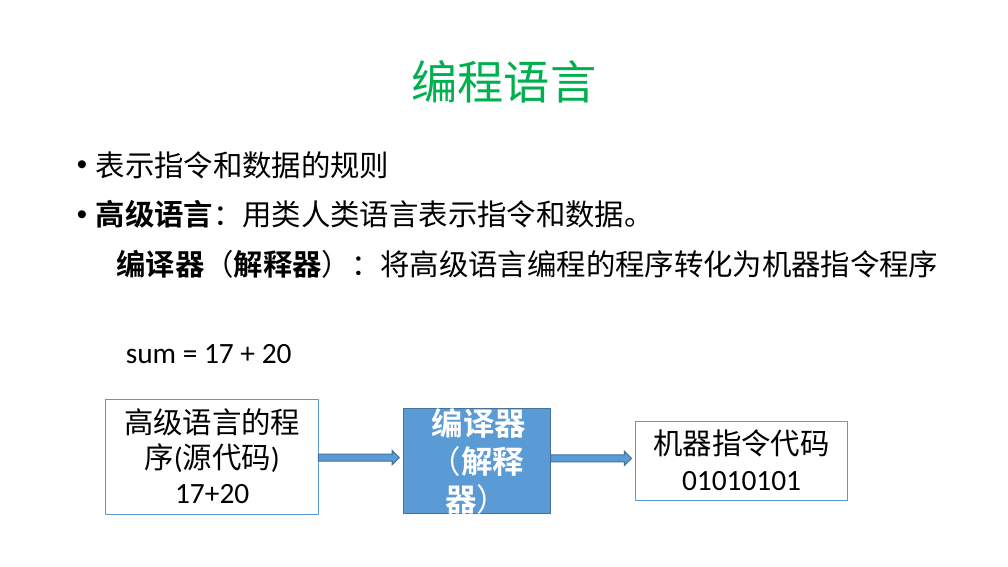
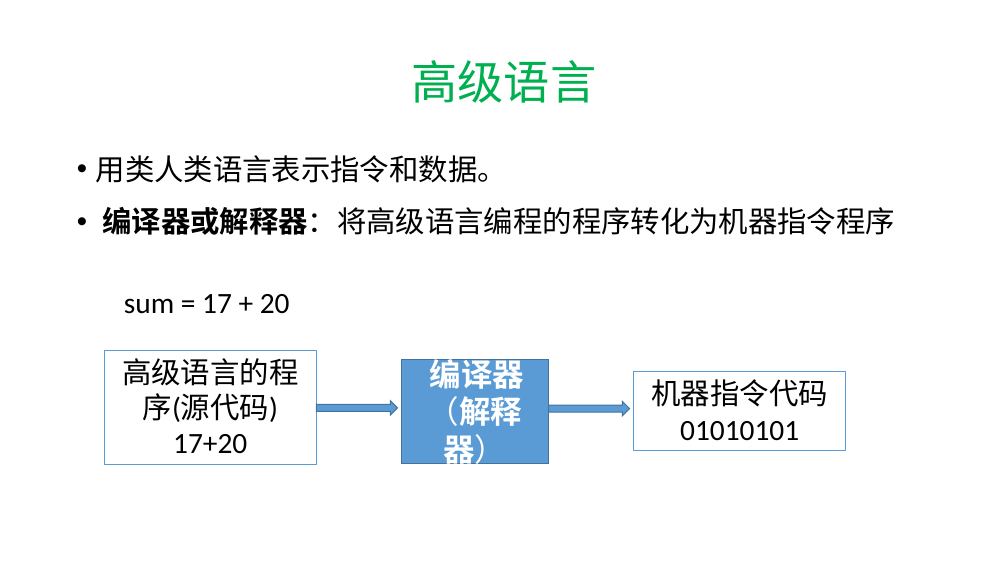
Before and after one commit to hwdong-net/cplusplus17, a slide deck: slide 20 of ppt/1.1 C++语言介绍.pptx (slide 11 before the commit). Drawn at 1008x567 pixels with LibreOffice and Linux fonts; fonts in the diff are those of the drawing. Boxes give left, top, right and bottom in pixels: in the first picture for what was removed or moved away, otherwise in the second. Text is boxed around its words. In the diff, an @@ line names an element or a change of style, - is before the commit and + after.

```diff
--- a/ppt/1.1 C++语言介绍.pptx
+++ b/ppt/1.1 C++语言介绍.pptx
@@ title at bbox=[411, 60, 596, 103]: text changed @@
-编程语言
+高级语言
@@ text at bbox=[96, 155, 895, 235]: text changed @@
-• 表示指令和数据的规则
-• 高级语言：用类人类语言表示指令和数据。
-编译器（解释器）：将高级语言编程的程序转化为机器指令程序
+• 用类人类语言表示指令和数据。
+• 编译器或解释器：将高级语言编程的程序转化为机器指令程序
@@ text "sum = 17 + 20": place and size @@
-text "sum = 17 + 20" at bbox=[126, 344, 292, 364]
+text "sum = 17 + 20" at bbox=[124, 294, 290, 314]
@@ 3 rectangles, 2 right arrows: place and size @@
-3 rectangles, 2 right arrows at bbox=[106, 400, 848, 514]
+3 rectangles, 2 right arrows at bbox=[104, 350, 846, 464]
```
Also in this commit, not shown: 9 other slides changed, 14 slides added, 1 slide removed.
